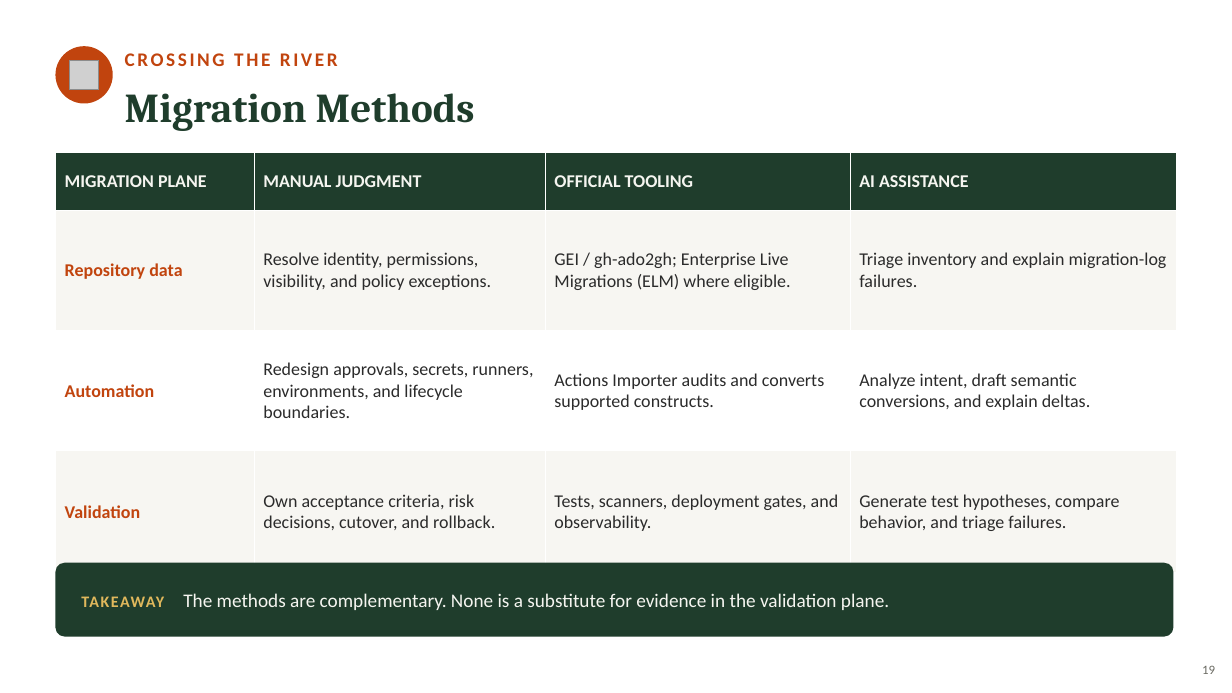
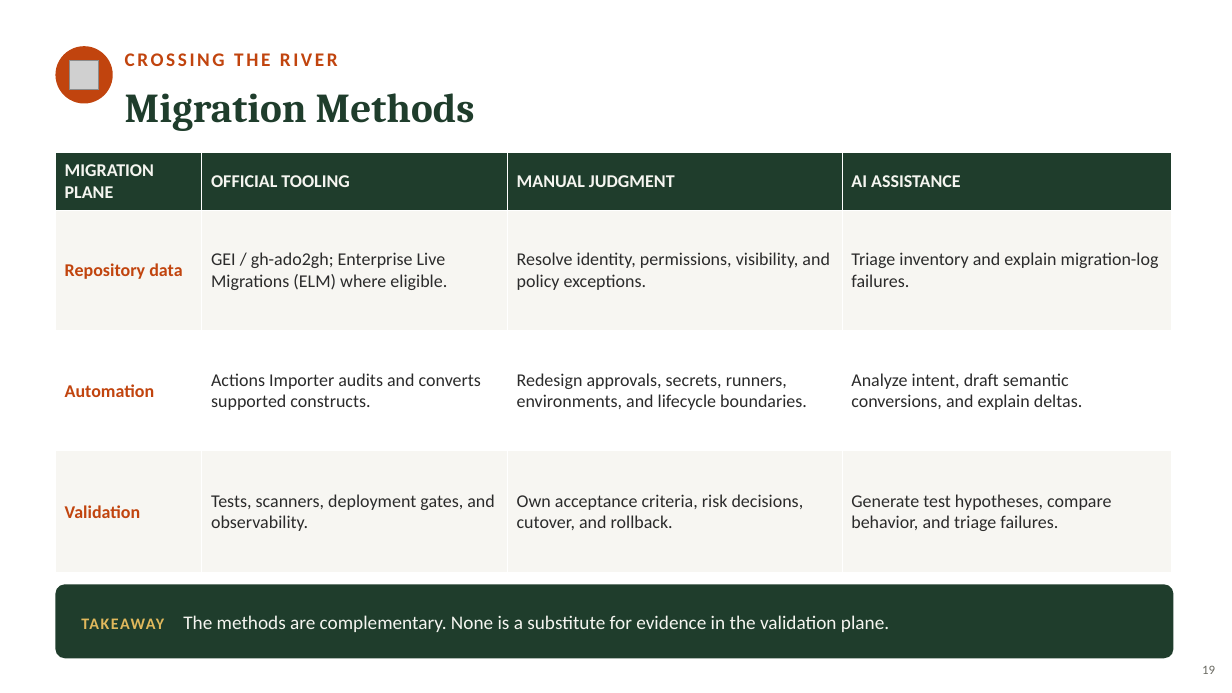
Before and after one commit to neumann1990/Azure_DevOps_To_GitHub, a slide deck: slide 19 of presentation/azure-devops-to-github-the-great-migration-FULL-DECK.pptx. Drawn at 1232x693 pixels with LibreOffice and Linux fonts; fonts in the diff are those of the drawing; grey boxes stand for pictures. Boxes give left, top, right and bottom in pixels: in the first picture for what was removed or moved away, otherwise in the second. Text is boxed around its words. In the diff, an @@ line names an element or a change of style, - is before the commit and + after.

Commit message:
More minor presentation tweaks

```diff
--- a/presentation/azure-devops-to-github-the-great-migration-FULL-DECK.pptx
+++ b/presentation/azure-devops-to-github-the-great-migration-FULL-DECK.pptx
@@ table at (55,152,1172,573) @@
-row 1, column 2: MANUAL JUDGMENT
+row 1, column 2: OFFICIAL TOOLING
-row 1, column 3: OFFICIAL TOOLING
+row 1, column 3: MANUAL JUDGMENT
-row 2, column 2: Resolve identity, permissions, visibility, and policy exceptions.
+row 2, column 2: GEI / gh-ado2gh; Enterprise Live Migrations (ELM) where eligible.
-row 2, column 3: GEI / gh-ado2gh; Enterprise Live Migrations (ELM) where eligible.
+row 2, column 3: Resolve identity, permissions, visibility, and policy exceptions.
-row 3, column 2: Redesign approvals, secrets, runners, environments, and lifecycle boundaries.
+row 3, column 2: Actions Importer audits and converts supported constructs.
-row 3, column 3: Actions Importer audits and converts supported constructs.
+row 3, column 3: Redesign approvals, secrets, runners, environments, and lifecycle boundaries.
-row 4, column 2: Own acceptance criteria, risk decisions, cutover, and rollback.
+row 4, column 2: Tests, scanners, deployment gates, and observability.
-row 4, column 3: Tests, scanners, deployment gates, and observability.
+row 4, column 3: Own acceptance criteria, risk decisions, cutover, and rollback.
@@ table: place and size @@
-table at (55,152,1177,573)
+table at (55,152,1172,573)
@@ text "TAKEAWAY The methods are complementary. ...": place and size @@
-text "TAKEAWAY The methods are complementary. ..." at (81,593,889,610)
+text "TAKEAWAY The methods are complementary. ..." at (81,615,889,632)
@@ rounded rectangle: place and size @@
-rounded rectangle at (55,563,1174,637)
+rounded rectangle at (55,584,1174,658)
```
Also in this commit, not shown: 10 other slides changed.
